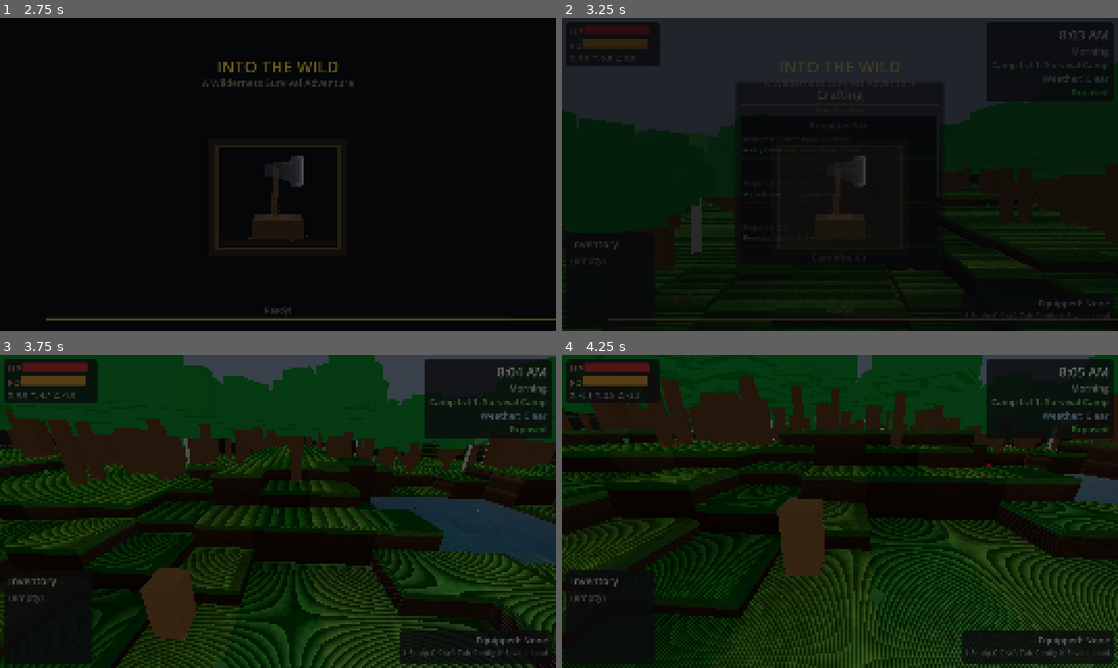
Above: before the commit, frames 1-4 (two rows, left to right).
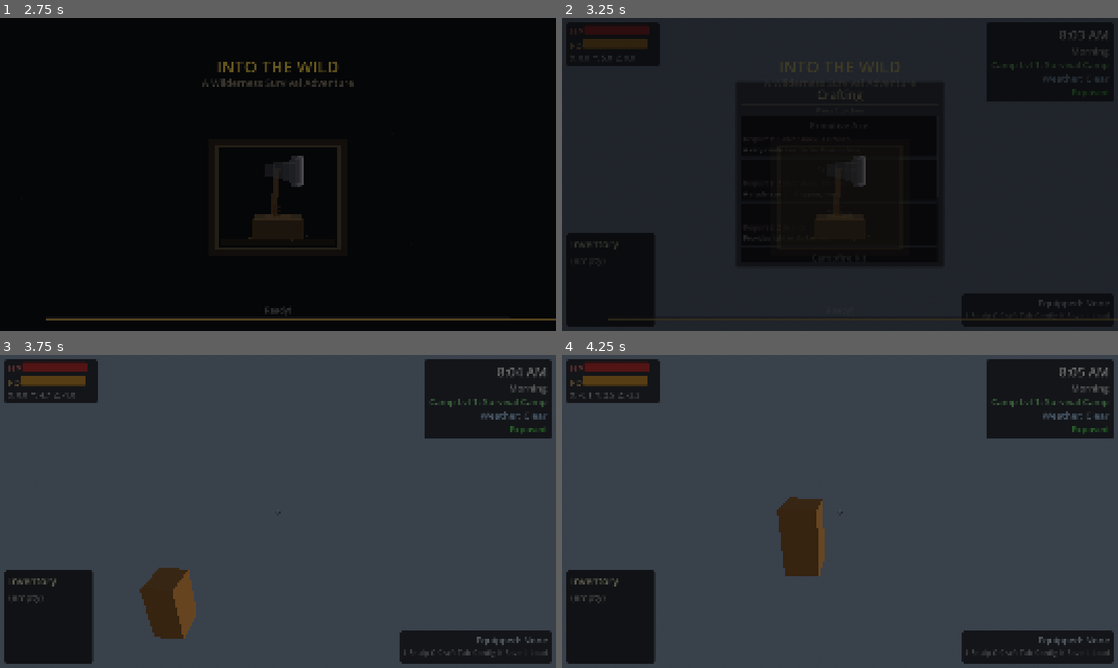
Above: after the commit, the same moments.

Repository: adchamberlain/into-the-wild
Game: Godot game, scene res://scenes/main.tscn
Same seed, same stepped clock (60 frames per second), same inputs: the game is played once before the commit and once after it.
Inputs (mouse positions are in pixels of both pictures, inside the frame that each line leads up to):
- Up to frame 1 (2.75 s): tap Enter at 0.5, 2 s; move the mouse to (305, 174) at 0.52 s; hold F (eat) 0.53-1.28 s; hold W (move_forward) from 0.53 s (still down); click (305, 174) at 0.67 s; tap Space (jump) at 0.77, 1.07, 1.25, 1.52, 1.82 s; move the mouse to (250, 174) at 1.27 s; tap E (interact) at 1.35 s; move the mouse to (289, 168) at 2.02 s; hold M (move_structure) from 2.03 s (still down)
- Up to frame 2 (3.25 s): keep holding W (move_forward); move the mouse to (834, 180) at 2.77 s; release M (move_structure) at 2.78 s; tap C (open_crafting) at 2.85 s; click (834, 180) at 2.92 s; tap Space (jump) at 3.02 s
- Up to frame 3 (3.75 s): tap Space (jump) at 3.32 s; tap C (open_crafting) at 3.5 s; move the mouse to (444, 558) at 3.52 s; release W (move_forward) at 3.53 s; hold A (move_left) from 3.53 s (still down); hold Shift (sprint) from 3.53 s (still down)
- Up to frame 4 (4.25 s): keep holding A (move_left); keep holding Shift (sprint); tap Space (jump) at 3.77, 4.07 s

Frame 1 is identical in both runs. In frame 2, 42% of the frame differs, in the area x 0-100%, y 14-100%; in frame 3, 80%; in frame 4, 82%, in the area x 0-100%, y 0-100%.
Error after the commit: Parse Error: Identifier "local_resource_index" not declared in the current scope. (res://scripts/world/terrain_chunk.gd:1147)

Commit message:
Persist tree/resource depletion state across save/load
Trees and resources spawned in chunks were completely disconnected from
the ResourceManager save/load system. On reload, all trees would respawn
because:
1. Chunk trees had no deterministic names (used Godot auto-names)
2. They were never registered with ResourceManager
3. load_depleted_data couldn't find them by name

Fix: Give chunk trees/resources deterministic names based on chunk
coordinates and spawn index (e.g. Tree_C2_3_5). Register them with
ResourceManager on spawn and unregister on chunk unload. Add
saved_depleted_data dictionary that persists depletion state even when
chunks are unloaded, and re-applies it when chunks reload.

Co-Authored-By: Claude Opus 4.6 <noreply@anthropic.com>

Diff:
--- a/scripts/resources/resource_manager.gd
+++ b/scripts/resources/resource_manager.gd
@@ -22,6 +22,10 @@
 var depleted_resources: Array[Dictionary] = []  # {node, depleted_at_hour, depleted_at_minute, days_elapsed}
 var all_resources: Array[ResourceNode] = []
 var last_hour: int = -1  # Track for day rollover
+
+# Saved depleted data for resources in unloaded chunks (keyed by node_name)
+# Persists across chunk load/unload cycles so trees stay depleted
+var saved_depleted_data: Dictionary = {}
 
 # Performance: throttle respawn checks
 const RESPAWN_CHECK_INTERVAL: float = 5.0  # Only check every 5 seconds
@@ -53,7 +57,11 @@
 		_on_day_changed()
 	last_hour = current_hour
 
-	if not respawn_enabled or depleted_resources.is_empty():
+	if not respawn_enabled:
+		return
+
+	# Check respawns for both active depleted resources and saved data
+	if depleted_resources.is_empty() and saved_depleted_data.is_empty():
 		return
 
 	# Throttle respawn checks - no need to check every frame
@@ -65,8 +73,13 @@
 
 ## Called when a new day starts (hour rolls over from 23 to 0).
 func _on_day_changed() -> void:
-	# Increment days_elapsed for all depleted resources
+	# Increment days_elapsed for all depleted resources (active nodes)
 	for info: Dictionary in depleted_resources:
+		info["days_elapsed"] = info.get("days_elapsed", 0) + 1
+
+	# Also increment for saved depleted data (unloaded chunks)
+	for node_name: String in saved_depleted_data:
+		var info: Dictionary = saved_depleted_data[node_name]
 		info["days_elapsed"] = info.get("days_elapsed", 0) + 1
 
 
@@ -98,6 +111,52 @@
 	# Connect to depleted signal
 	if not resource.depleted.is_connected(_on_resource_depleted):
 		resource.depleted.connect(_on_resource_depleted.bind(resource))
+
+
+## Register a chunk-spawned resource and apply saved depleted state if applicable.
+func register_chunk_resource(resource: ResourceNode) -> void:
+	_register_resource(resource)
+
+	# Check if this resource has saved depleted data
+	if saved_depleted_data.has(resource.node_name):
+		var saved_info: Dictionary = saved_depleted_data[resource.node_name]
+		resource._set_depleted_state(true)
+		depleted_resources.append({
+			"node": resource,
+			"depleted_hour": saved_info.get("depleted_hour", 0),
+			"depleted_minute": saved_info.get("depleted_minute", 0),
+			"days_elapsed": saved_info.get("days_elapsed", 0)
+		})
+		# Remove from saved data since it's now actively tracked
+		saved_depleted_data.erase(resource.node_name)
+
+
+## Unregister a chunk resource before its chunk is unloaded.
+## Preserves depleted state in saved_depleted_data so it persists.
+func unregister_chunk_resource(resource: ResourceNode) -> void:
+	if not is_instance_valid(resource):
+		return
+
+	# If this resource is depleted, save its state before removing
+	var i: int = 0
+	while i < depleted_resources.size():
+		var info: Dictionary = depleted_resources[i]
+		if info["node"] == resource:
+			saved_depleted_data[resource.node_name] = {
+				"depleted_hour": info["depleted_hour"],
+				"depleted_minute": info["depleted_minute"],
+				"days_elapsed": info.get("days_elapsed", 0),
+				"resource_type": resource.resource_type
+			}
+			depleted_resources.remove_at(i)
+			break
+		i += 1
+
+	# Disconnect signal
+	if resource.depleted.is_connected(_on_resource_depleted):
+		resource.depleted.disconnect(_on_resource_depleted.bind(resource))
+
+	all_resources.erase(resource)
 
 
 ## Called when a resource is depleted.
@@ -125,6 +184,7 @@
 
 	var current_time_minutes: float = time_manager.current_hour * 60.0 + time_manager.current_minute
 
+	# Check active depleted resources (in loaded chunks)
 	var to_respawn: Array[Dictionary] = []
 
 	for info: Dictionary in depleted_resources:
@@ -161,6 +221,26 @@
 
 		depleted_resources.erase(info)
 
+	# Also expire saved depleted data for unloaded chunks whose respawn time has passed
+	var saved_to_remove: Array[String] = []
+	for node_name: String in saved_depleted_data:
+		var info: Dictionary = saved_depleted_data[node_name]
+		var depleted_time_minutes: float = info["depleted_hour"] * 60.0 + info["depleted_minute"]
+
+		# Use stored resource type to determine respawn time
+		var saved_type: String = info.get("resource_type", "wood")
+		var respawn_minutes: float = tree_respawn_time_hours * 60.0 if saved_type == "wood" else respawn_time_hours * 60.0
+
+		var elapsed: float = current_time_minutes - depleted_time_minutes
+		var days_elapsed: int = info.get("days_elapsed", 0)
+		elapsed += days_elapsed * 24.0 * 60.0
+
+		if elapsed >= respawn_minutes:
+			saved_to_remove.append(node_name)
+
+	for node_name: String in saved_to_remove:
+		saved_depleted_data.erase(node_name)
+
 
 ## Check if a structure is blocking respawn at the given position.
 ## Trees shouldn't respawn if a structure has been placed where they were.
@@ -210,6 +290,8 @@
 ## Get depleted resource data for saving.
 func get_depleted_data() -> Array[Dictionary]:
 	var data: Array[Dictionary] = []
+
+	# Include actively tracked depleted resources (in loaded chunks)
 	for info: Dictionary in depleted_resources:
 		var resource: ResourceNode = info["node"]
 		if is_instance_valid(resource):
@@ -219,6 +301,17 @@
 				"depleted_minute": info["depleted_minute"],
 				"days_elapsed": info.get("days_elapsed", 0)
 			})
+
+	# Include saved depleted data (from unloaded chunks)
+	for node_name: String in saved_depleted_data:
+		var info: Dictionary = saved_depleted_data[node_name]
+		data.append({
+			"node_name": node_name,
+			"depleted_hour": info.get("depleted_hour", 0),
+			"depleted_minute": info.get("depleted_minute", 0),
+			"days_elapsed": info.get("days_elapsed", 0)
+		})
+
 	return data
 
 
@@ -226,17 +319,26 @@
 func load_depleted_data(data: Array) -> void:
 	for saved_info: Dictionary in data:
 		var node_name: String = saved_info.get("node_name", "")
+		if node_name.is_empty():
+			continue
+
 		var resource: ResourceNode = _find_resource_by_name(node_name)
 		if resource:
-			# Mark as depleted
+			# Resource is currently loaded - apply depleted state directly
 			resource._set_depleted_state(true)
-			# Add to tracking
 			depleted_resources.append({
 				"node": resource,
 				"depleted_hour": saved_info.get("depleted_hour", 0),
 				"depleted_minute": saved_info.get("depleted_minute", 0),
 				"days_elapsed": saved_info.get("days_elapsed", 0)
 			})
+		else:
+			# Resource not loaded yet (chunk not generated) - save for later
+			saved_depleted_data[node_name] = {
+				"depleted_hour": saved_info.get("depleted_hour", 0),
+				"depleted_minute": saved_info.get("depleted_minute", 0),
+				"days_elapsed": saved_info.get("days_elapsed", 0)
+			}
 
 
 ## Find a resource node by its original name.
@@ -256,4 +358,5 @@
 			resource_respawned.emit(resource)
 
 	depleted_resources.clear()
+	saved_depleted_data.clear()
 	print("[ResourceManager] All resources respawned")
--- a/scripts/world/chunk_manager.gd
+++ b/scripts/world/chunk_manager.gd
@@ -173,6 +173,9 @@
 var cave_entrance_script: GDScript
 var spawned_cave_indices: Array[int] = []  # Track which cave entrances have been spawned
 
+# Resource manager reference (for registering chunk-spawned trees)
+var resource_manager: ResourceManager
+
 # Shared material for all chunks
 var terrain_material: StandardMaterial3D
 
@@ -201,6 +204,9 @@
 	_setup_material()
 	_setup_world_floor()
 	_load_scenes()
+
+	# Find resource manager
+	resource_manager = get_parent().get_node_or_null("ResourceManager") as ResourceManager
 
 	# Find player node
 	await get_tree().process_frame
--- a/scripts/world/terrain_chunk.gd
+++ b/scripts/world/terrain_chunk.gd
@@ -826,6 +826,7 @@
 	rng.seed = chunk_seed
 
 	var trees_spawned_this_batch: int = 0
+	var local_tree_index: int = 0
 
 	var x: float = 0.0
 	while x < chunk_world_size:
@@ -925,8 +926,16 @@
 				var scale_factor: float = rng.randf_range(0.7, 1.2)
 				tree.scale = Vector3(scale_factor, scale_factor, scale_factor)
 
+				# Deterministic name for save/load identification
+				tree.name = "Tree_C%d_%d_%d" % [chunk_coord.x, chunk_coord.y, local_tree_index]
+				local_tree_index += 1
+
 				trees_container.add_child(tree)
 				spawned_trees.append(tree)
+
+				# Register with ResourceManager for depletion tracking
+				if chunk_manager.resource_manager:
+					chunk_manager.resource_manager.register_chunk_resource(tree)
 
 				# Apply bark strip visual to birch trees that have been harvested
 				if tree.scene_file_path.ends_with("birch_tree_resource.tscn"):
@@ -987,6 +996,7 @@
 
 	var resource_grid_size: float = 5.0  # Larger grid for resources - fewer checks, better performance
 	var resources_spawned_this_batch: int = 0
+	var local_resource_index: int = 0
 
 	var x: float = 0.0
 	while x < chunk_world_size:
@@ -1133,6 +1143,10 @@
 func _spawn_resource(scene: PackedScene, x: float, y: float, z: float, rng: RandomNumberGenerator) -> void:
 	var resource: Node3D = scene.instantiate()
 
+	# Deterministic name for save/load identification
+	resource.name = "Res_C%d_%d_%d" % [chunk_coord.x, chunk_coord.y, local_resource_index]
+	local_resource_index += 1
+
 	# Place resource at the terrain height of its own cell position.
 	# The y parameter is already get_height_at(x, z) which snaps to cell centers internally,
 	# so it gives the correct height for the cell the resource is actually on.
@@ -1143,6 +1157,10 @@
 	resource.rotation.y = rng.randf() * TAU
 	resources_container.add_child(resource)
 	spawned_resources.append(resource)
+
+	# Register with ResourceManager for depletion tracking
+	if resource is ResourceNode and chunk_manager.resource_manager:
+		chunk_manager.resource_manager.register_chunk_resource(resource)
 
 
 func _spawn_chunk_decorations() -> void:
@@ -1451,11 +1469,23 @@
 	# Clear height cache first - this signals async box collision to stop if still running
 	_height_cache.clear()
 
+	# Unregister trees from ResourceManager before freeing (preserves depleted state)
+	if chunk_manager and chunk_manager.resource_manager:
+		for tree in spawned_trees:
+			if is_instance_valid(tree) and tree is ResourceNode:
+				chunk_manager.resource_manager.unregister_chunk_resource(tree)
+
 	# Clean up all children
 	for tree in spawned_trees:
 		if is_instance_valid(tree):
 			tree.queue_free()
 	spawned_trees.clear()
+
+	# Unregister resources from ResourceManager before freeing
+	if chunk_manager and chunk_manager.resource_manager:
+		for resource in spawned_resources:
+			if is_instance_valid(resource) and resource is ResourceNode:
+				chunk_manager.resource_manager.unregister_chunk_resource(resource)
 
 	for resource in spawned_resources:
 		if is_instance_valid(resource):
